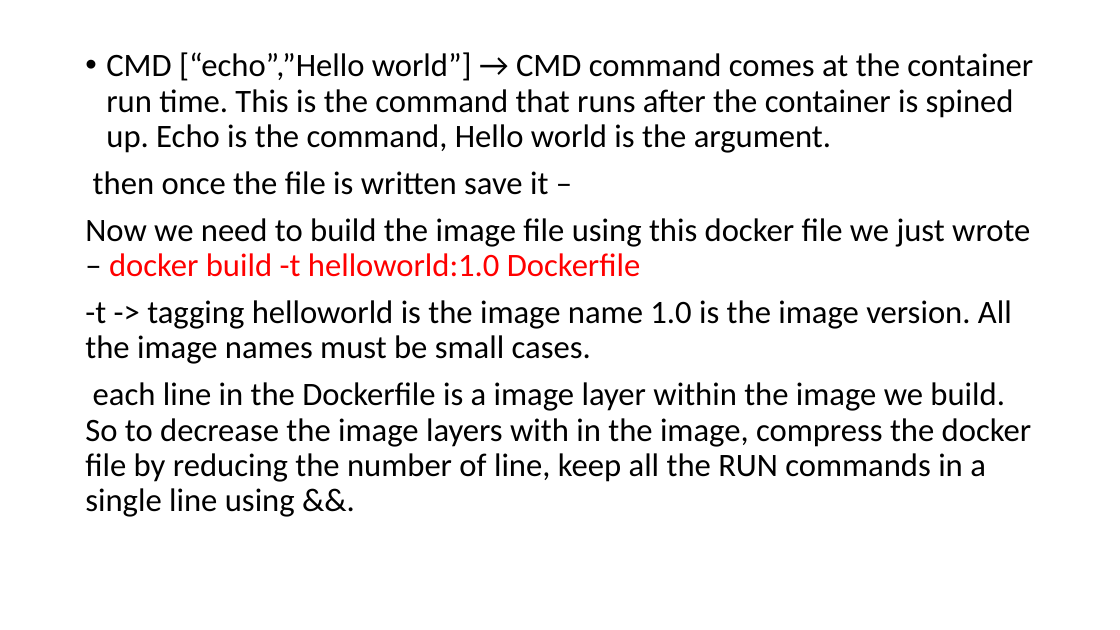
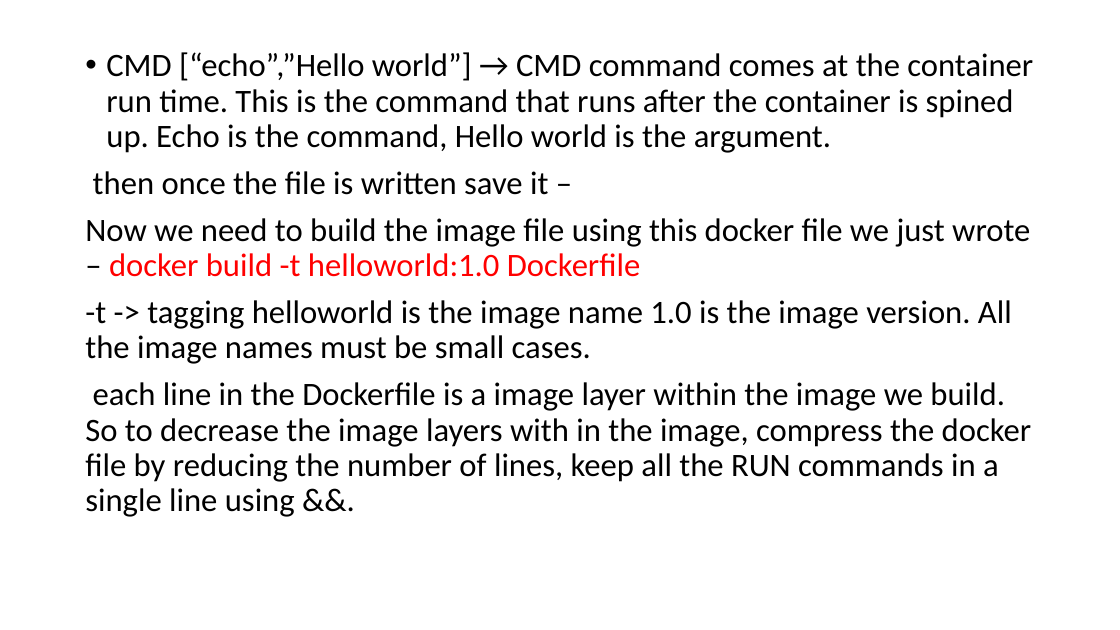
Before and after one commit to Ritesh007/Documents, a slide deck: slide 17 of Docker/Docker.pptx. Drawn at 1120x630 pixels with LibreOffice and Linux fonts; fonts in the diff are those of the drawing. Boxes give left, top, right and bottom in pixels: in the first picture for what was removed or moved away, otherwise in the second. Text is boxed around its words. In the diff, an @@ line names an element or a change of style, - is before the commit and + after.

Commit message:
Docker ppt updated with Dockerfile slides.

```diff
--- a/Docker/Docker.pptx
+++ b/Docker/Docker.pptx
@@ text at (85,382,1031,517): text changed @@
-each line in the Dockerfile is a image layer within the image we build. So to decrease the image layers with in the image, compress the docker file by reducing the number of line, keep all the RUN commands in a single line using &&.
+each line in the Dockerfile is a image layer within the image we build. So to decrease the image layers with in the image, compress the docker file by reducing the number of lines, keep all the RUN commands in a single line using &&.
```
Also in this commit, not shown: 6 slides added.
